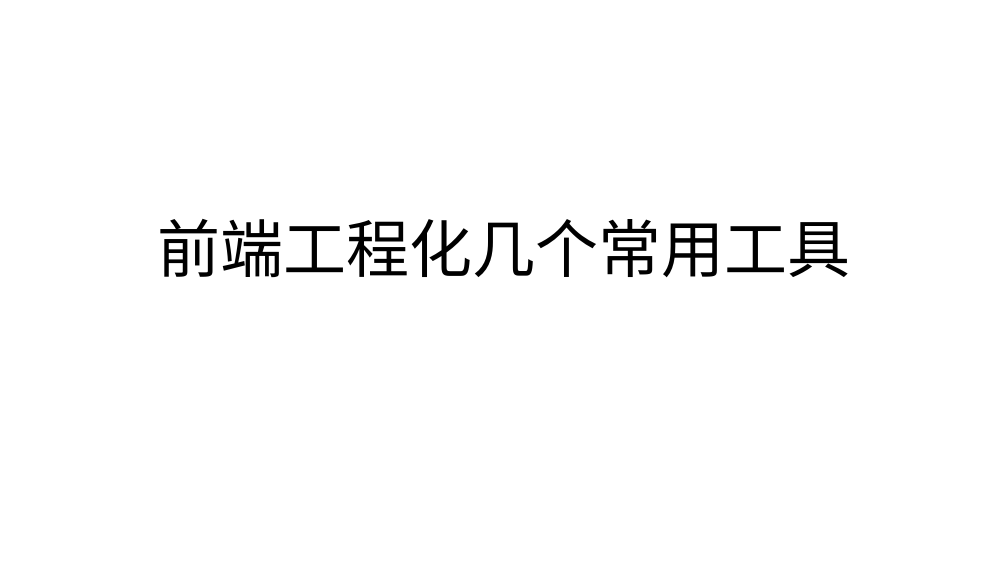
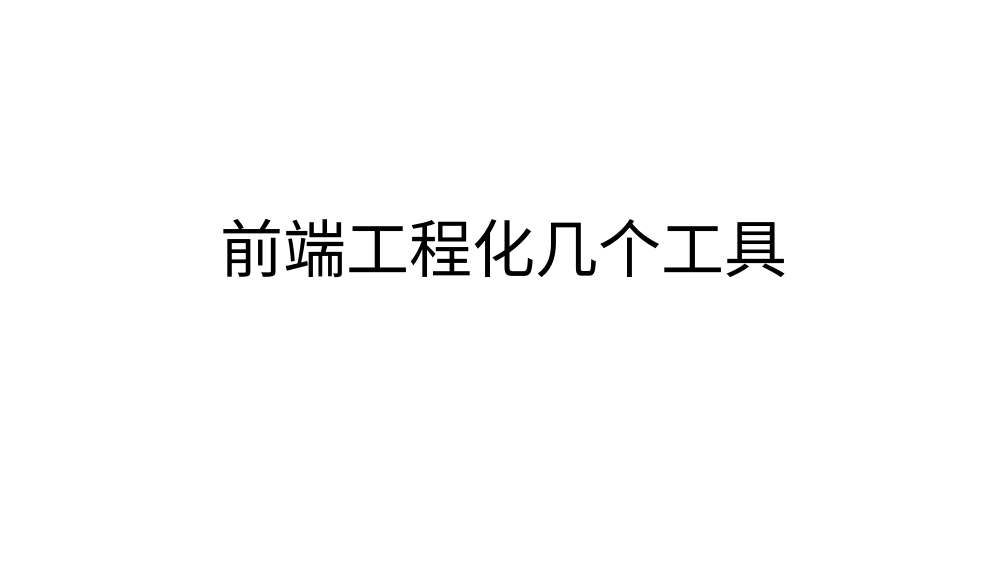
Before and after one commit to Quixote719/Knowledge, a slide deck: slide 1 of 前端工程化的几个常用工具.pptx. Drawn at 1008x567 pixels with LibreOffice and Linux fonts; fonts in the diff are those of the drawing. Boxes give left, top, right and bottom in pixels: in the first picture for what was removed or moved away, otherwise in the second. Text is boxed around its words. In the diff, an @@ line names an element or a change of style, - is before the commit and + after.

```diff
--- a/前端工程化的几个常用工具.pptx
+++ b/前端工程化的几个常用工具.pptx
@@ title at [220, 219, 787, 278]: text changed @@
-前端工程化几个常用工具
+前端工程化几个工具
```
Also in this commit, not shown: 8 other slides changed, 4 slides added.
